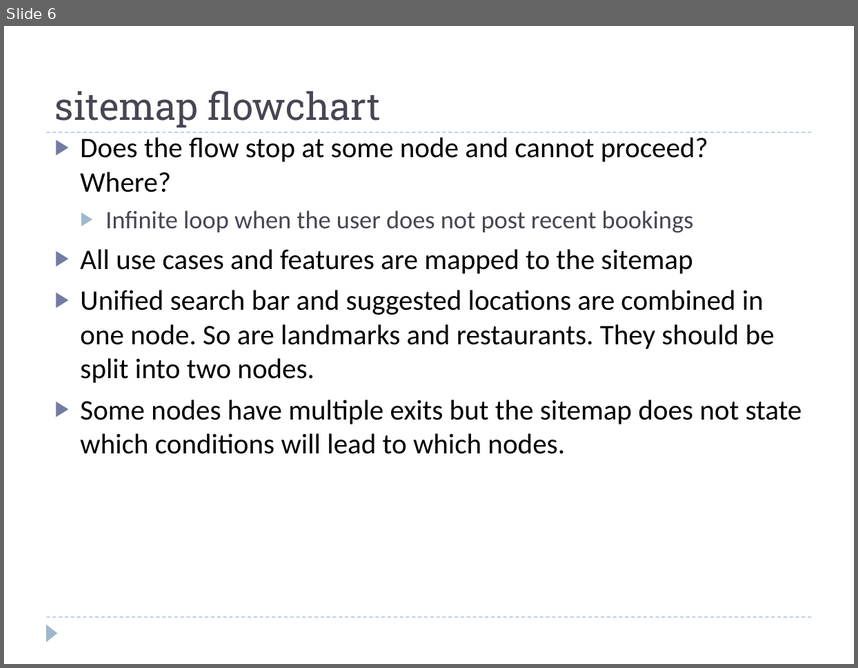
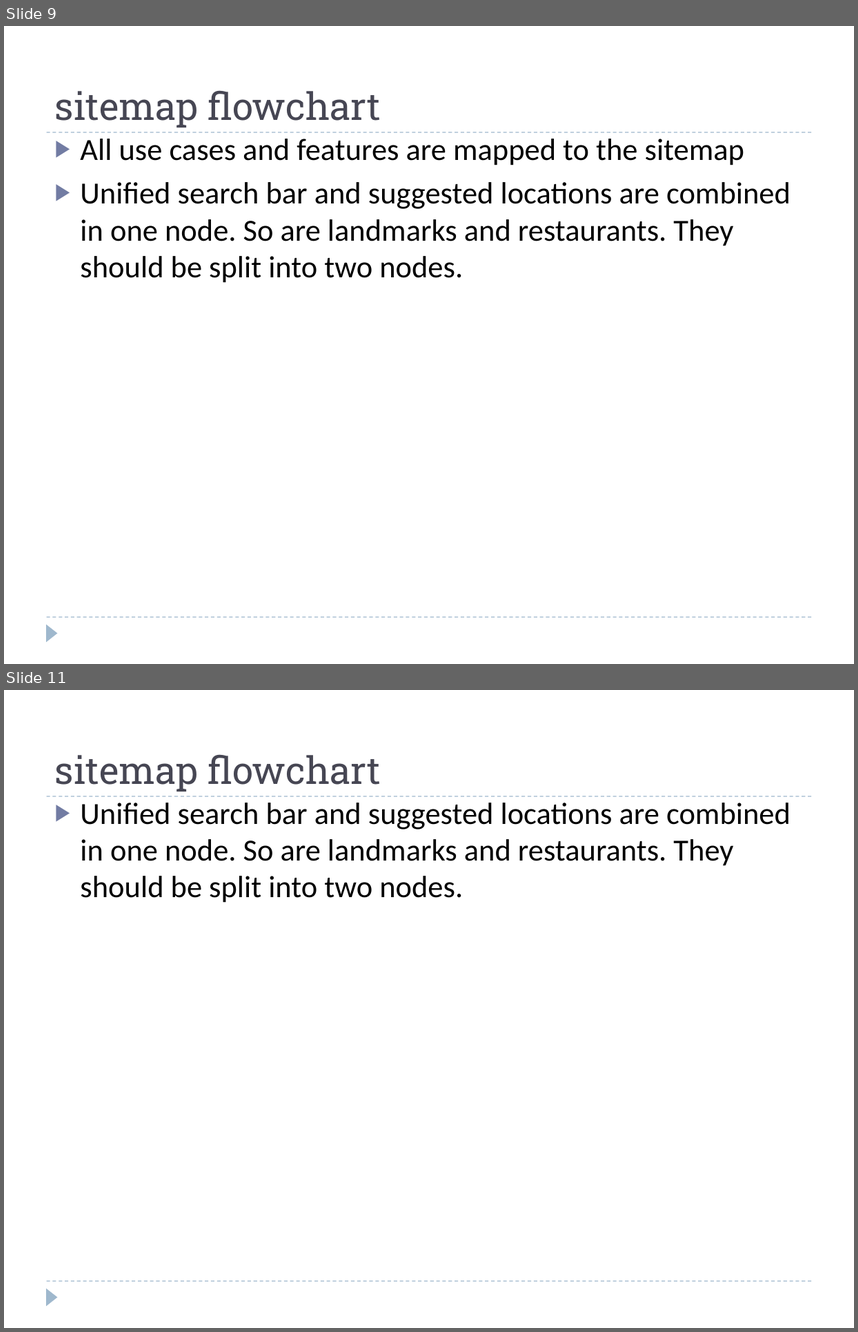
Before and after one commit to Lanzaa/CS160-2012, a slide deck: M1-B/group2M1PartB.ppt. Shown one above the other, each under a label of ours: slide 6 before the commit, slides 9 and 11 after it; the slides between them are not shown. The pictures are 858x668 and 858x1332 pixels, drawn with LibreOffice and Linux fonts; fonts in the diff are those of the drawing. Boxes give left, top, right and bottom in pixels: in the first picture for what was removed or moved away, otherwise in the second. Text is boxed around its words. In the diff, an @@ line names an element or a change of style, - is before the commit and + after.

```diff
--- a/M1-B/group2M1PartB.ppt
+++ b/M1-B/group2M1PartB.ppt
@@ slide 11 added at (4,690,854,1328), background #FFFFFF; not listed: 3 template elements that a slide beside it also shows @@
@@ title added at (55,754,381,791), 32 pt, text #464653 @@
+sitemap flowchart
@@ text added at (80,802,791,903), 26 pt, text #000000 @@
+▶ Unified search bar and suggested locations are combined in one node. So are landmarks and restaurants. They should be split into two nodes.
@@ what was slide 6 is now slide 9 @@
@@ slide 9 changed as well @@
@@ text "All use cases and features ..." at (80,138,791,283): size 24.1 to 26 pt @@
@@ text at (80,137,708,233): paragraphs removed @@
-▶ Does the flow stop at some node and cannot proceed? Where?
-  ▶ Infinite loop when the user does not post recent bookings
@@ text at (80,399,802,454): paragraph removed @@
-▶ Some nodes have multiple exits but the sitemap does not state which conditions will lead to which nodes.
```
Also in this commit, not shown: 5 other slides changed, 5 other slides added.
